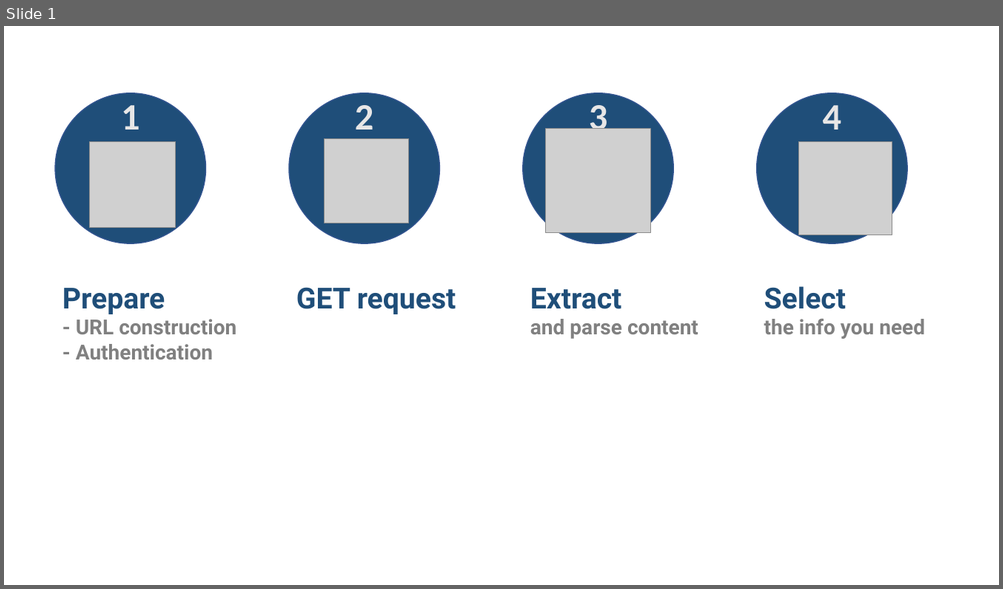
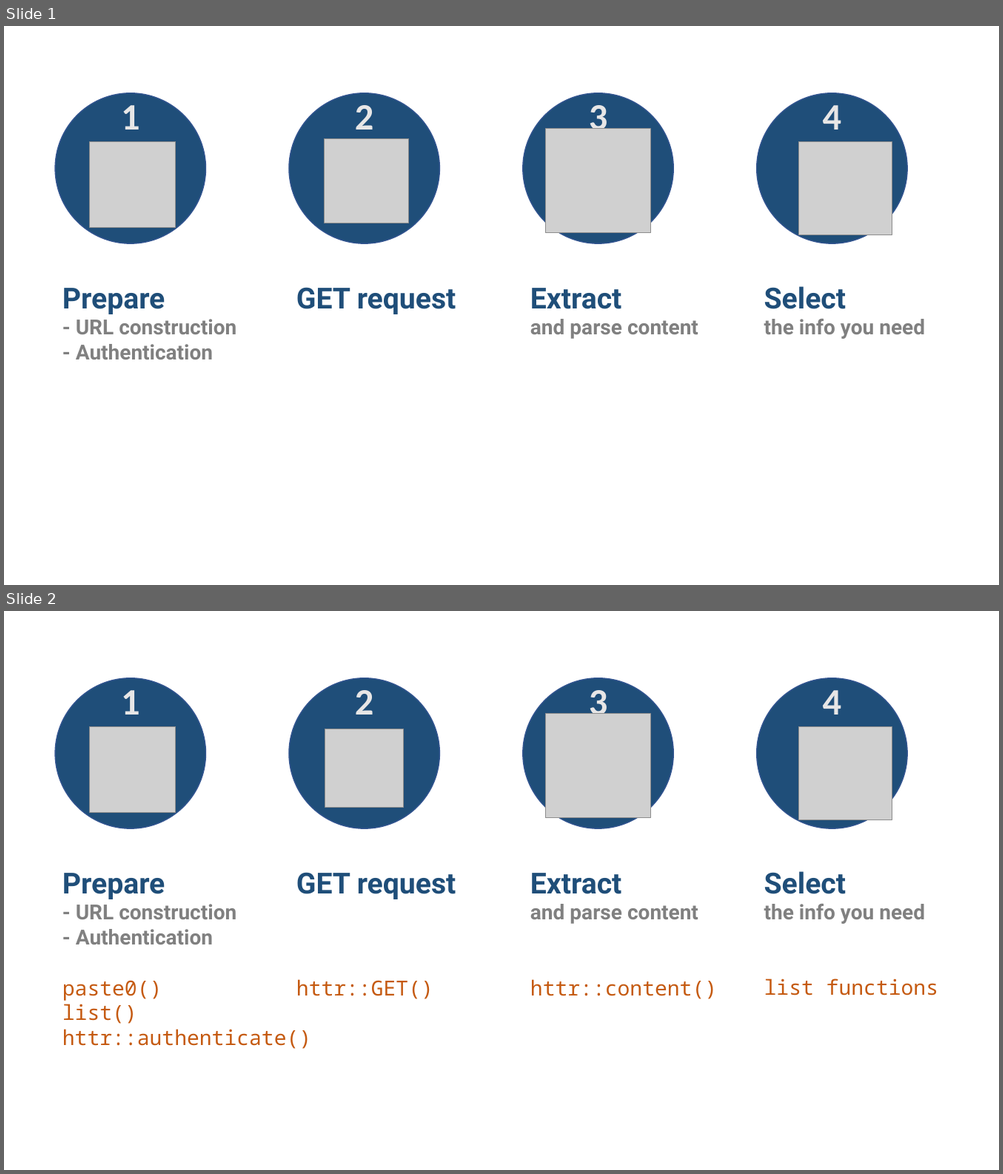
Before and after one commit to suzanbaert/2018_RLadiesWorkshop_API_Webscraping, a slide deck: images/Images_pptx.pptx. Shown one above the other, each under a label of ours: slide 1 before the commit, slides 1 and 2 after it. The pictures are 1003x589 and 1003x1174 pixels, drawn with LibreOffice and Linux fonts; fonts in the diff are those of the drawing; grey boxes stand for pictures. Boxes give left, top, right and bottom in pixels: in the first picture for what was removed or moved away, otherwise in the second. Text is boxed around its words. In the diff, an @@ line names an element or a change of style, - is before the commit and + after.

Commit message:
prepare + GET

```diff
--- a/images/Images_pptx.pptx
+++ b/images/Images_pptx.pptx
@@ slide 2 added at [4, 611, 999, 1170], background #FFFFFF @@
@@ ellipse added at [56, 678, 206, 829], fill #1F4E79, outline #325491 1 pt @@
@@ text added at [121, 690, 140, 715], 36 pt, text #E7E6E6, bold @@
+1
@@ ellipse added at [289, 678, 440, 829], fill #1F4E79, outline #325491 1 pt @@
@@ text added at [355, 690, 374, 715], 36 pt, text #E7E6E6, bold @@
+2
@@ ellipse added at [523, 678, 673, 829], fill #1F4E79, outline #325491 1 pt @@
@@ text added at [589, 684, 608, 723], 36 pt, text #E7E6E6, bold @@
+3
@@ ellipse added at [757, 678, 908, 829], fill #1F4E79, outline #325491 1 pt @@
@@ text added at [822, 690, 842, 715], 36 pt, text #E7E6E6, bold @@
+4
@@ picture added at [546, 713, 650, 817] @@
@@ picture added at [90, 726, 176, 812] @@
@@ picture added at [325, 729, 403, 808] @@
@@ picture added at [799, 726, 892, 820] @@
@@ text added at [62, 873, 236, 945], 20 pt, text #808080, bold @@
+Prepare
+- URL construction
+- Authentication
@@ text added at [296, 872, 456, 900], 28 pt, text #1F4E79, bold @@
+GET request
@@ text added at [530, 873, 698, 924], 20 pt, text #808080, bold @@
+Extract
+and parse content
@@ text added at [764, 871, 925, 924], 20 pt, text #808080, bold @@
+Select
+the info you need
@@ text added at [62, 980, 311, 1049], 20 pt, text #C55A11 @@
+paste0()
+list()
+httr::authenticate()
@@ text added at [296, 980, 433, 999], 20 pt, text #C55A11 @@
+httr::GET()
@@ text added at [530, 980, 717, 999], 20 pt, text #C55A11 @@
+httr::content()
@@ text added at [764, 979, 938, 996], 20 pt, text #C55A11 @@
+list functions
```
Also in this commit, not shown: 3 other files.
